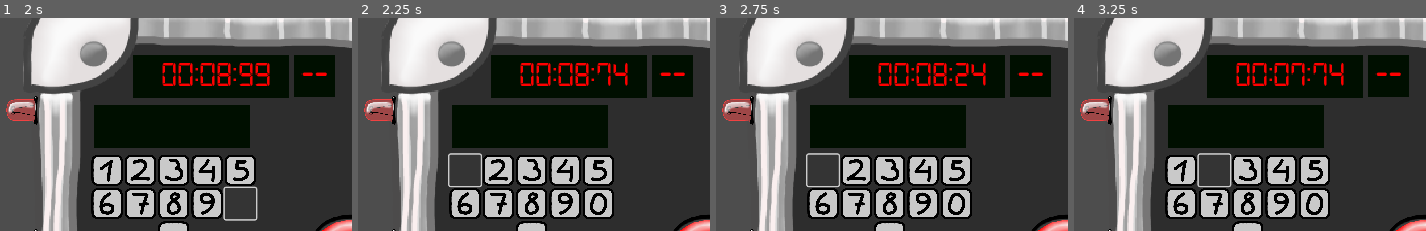
Above: before the commit, frames 1-4 (left to right).
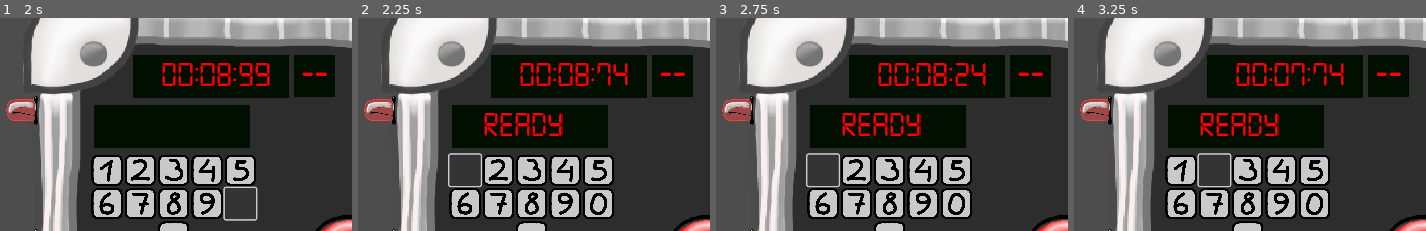
Above: after the commit, the same moments.

Repository: sneedragon/jam-game
Game: Godot game, scene res://main.tscn
Same seed, same stepped clock (60 frames per second), same inputs: the game is played once before the commit and once after it.
Inputs (mouse positions are % of the whole screen's width and height, from its top left):
- Up to frame 1 (2 s): click (50, 75) at 0.5 s; click (34, 63) at 1.25 s
- Up to frame 2 (2.25 s): click (15, 55) at 2 s
- Up to frame 3 (2.75 s): no input
- Up to frame 4 (3.25 s): click (20, 55) at 2.75 s
The pictures show only the part of the screen within x 0-50%, y 19-69%; the shares and areas given below are measured in that part.

Frame 1 is identical in both runs. In frame 2, 1.2% of the frame differs, in the area x 35-59%, y 44-56%; in frame 3, 1.2%; in frame 4, 1.2%.

Commit message:
added sfx

Diff:
--- a/main.gd
+++ b/main.gd
@@ -7,6 +7,9 @@
 var mini_timer : float = 0 #Time to finish minigame
 var minigame_type = null
 var lives: int = 5
+@onready var sfx_wrong: AudioStreamPlayer2D = $Audio/sfx_wrong
+@onready var sfx_correct: AudioStreamPlayer2D = $Audio/sfx_correct
+@onready var sfx_click: AudioStreamPlayer2D = $Audio/sfx_click
 
 func _ready():
 	$Time_Display/Time_Label.text = (format_time(time_remaining))
@@ -26,12 +29,16 @@
 
 		elif minigame_on == false:
 			$Time_Display/Time_Label.text = (format_time(time_remaining))
+			if minigame_time < 3 and minigame_time > 2:
+				$Pin_Display/Pin_Label.text = "READY"
 
 		elif minigame_on == true:
 			minigame_time = 5
 
+
 	else:
 		$Time_Display/Time_Label.text = ("00:00:00")  # Timer finished
+		get_tree().change_scene_to_file("res://game_over.tscn")
 
 # converts time into clock format
 func format_time(seconds: float) -> String:
@@ -45,7 +52,9 @@
 
 # SNOOZE Button: adds 1 second to the main timer
 func _on_button_pressed() -> void:
-	time_remaining += 1
+	sfx_click.play()
+	if time_remaining > 0:
+		time_remaining += 1
 
 ##Minigame Engine
 ######################################
@@ -60,12 +69,15 @@
 		minigame[minigame_type].call()
 
 func _mini_reset():
-	if mini_win == true:
-		pass
+	if mini_win == true: #WIN GAME
+		$Pin_Display/Pin_Label.text = "CORRECT"
+		sfx_correct.play()
 		#TODO win action
-	else:
+	else: #LOSE GAME
 		time_remaining = time_remaining / 2
 		lives =- 1
+		$Pin_Display/Pin_Label.text = "LOSER"
+		sfx_wrong.play()
 		#TODO lose action
 	minigame_time = 10
 	minigame_on = false
@@ -111,14 +123,14 @@
 		math_number1 = null
 		math_number2 = null
 	if math_guess == str(math_result):
-		mini_win = true
+		mini_win = true # WINNING
 		print(str(math_result))
 		print(math_guess)
 		math_guess = ""
 		math_result = -100
 		_mini_reset()
 	elif mini_timer == 0:
-		mini_win = false
+		mini_win = false # LOSING
 		print(math_guess)
 		print(str(math_result))
 		math_guess = ""
@@ -127,54 +139,68 @@
 
 ## PINPAD BUTTONS
 func _on_button_0_pressed() -> void:
+	sfx_click.play()
 	if minigame_type == 1:
 		math_guess = math_guess + "0"
+		$Pin_Display/Pin_Label.text = math_guess
 
 
 func _on_button_1_pressed() -> void:
+	sfx_click.play()
 	if minigame_type == 1:
 		math_guess = math_guess + "1"
-
+		$Pin_Display/Pin_Label.text = math_guess
 
 func _on_button_2_pressed() -> void:
+	sfx_click.play()
 	if minigame_type == 1:
 		math_guess = math_guess + "2"
-
+		$Pin_Display/Pin_Label.text = math_guess
 
 func _on_button_3_pressed() -> void:
+	sfx_click.play()
 	if minigame_type == 1:
 		math_guess = math_guess + "3"
-
+		$Pin_Display/Pin_Label.text = math_guess
 
 func _on_button_4_pressed() -> void:
+	sfx_click.play()
 	if minigame_type == 1:
 		math_guess = math_guess + "4"
-
+		$Pin_Display/Pin_Label.text = math_guess
 
 func _on_button_5_pressed() -> void:
+	sfx_click.play()
 	if minigame_type == 1:
 		math_guess = math_guess + "5"
-
+		$Pin_Display/Pin_Label.text = math_guess
 
 func _on_button_6_pressed() -> void:
+	sfx_click.play()
 	if minigame_type == 1:
 		math_guess = math_guess + "6"
-
+		$Pin_Display/Pin_Label.text = math_guess
 
 func _on_button_7_pressed() -> void:
+	sfx_click.play()
 	if minigame_type == 1:
 		math_guess = math_guess + "7"
-
+		$Pin_Display/Pin_Label.text = math_guess
 
 func _on_button_8_pressed() -> void:
+	sfx_click.play()
 	if minigame_type == 1:
 		math_guess = math_guess + "8"
-
+		$Pin_Display/Pin_Label.text = math_guess
 
 func _on_button_9_pressed() -> void:
+	sfx_click.play()
 	if minigame_type == 1:
 		math_guess = math_guess + "9"
+		$Pin_Display/Pin_Label.text = math_guess
 
 func _on_button_minus_pressed() -> void:
+	sfx_click.play()
 	if minigame_type == 1:
 		math_guess = math_guess + "-"
+		$Pin_Display/Pin_Label.text = math_guess
--- a/main.tscn
+++ b/main.tscn
@@ -16,6 +16,9 @@
 [ext_resource type="Texture2D" uid="uid://beex76v7jbqht" path="res://Assets/PinPad_9.png" id="14_j3e6h"]
 [ext_resource type="Texture2D" uid="uid://chsb7pvkp7c5b" path="res://Assets/PinPad_Minus.png" id="15_mnhjr"]
 [ext_resource type="Texture2D" uid="uid://dmla75skjwwli" path="res://Assets/DiodeOff.png" id="15_p2uow"]
+[ext_resource type="AudioStream" uid="uid://f5wpjxjrv20q" path="res://Assets/wrong.ogg" id="17_gxpwt"]
+[ext_resource type="AudioStream" uid="uid://b5f7t1v4s0tey" path="res://Assets/correct.ogg" id="18_boxao"]
+[ext_resource type="AudioStream" uid="uid://cukolmocybkj0" path="res://Assets/click.ogg" id="19_saaja"]
 
 [sub_resource type="StyleBoxEmpty" id="StyleBoxEmpty_0vwd7"]
 
@@ -311,6 +314,20 @@
 
 [node name="Camera2D" type="Camera2D" parent="."]
 position = Vector2(568, 248)
+
+[node name="Audio" type="Node2D" parent="."]
+
+[node name="sfx_wrong" type="AudioStreamPlayer2D" parent="Audio"]
+stream = ExtResource("17_gxpwt")
+volume_db = 6.611
+
+[node name="sfx_correct" type="AudioStreamPlayer2D" parent="Audio"]
+stream = ExtResource("18_boxao")
+volume_db = 6.611
+
+[node name="sfx_click" type="AudioStreamPlayer2D" parent="Audio"]
+stream = ExtResource("19_saaja")
+volume_db = 6.611
 
 [connection signal="pressed" from="Snooze_Button" to="." method="_on_button_pressed"]
 [connection signal="pressed" from="Pinpad/Button0" to="." method="_on_button_0_pressed"]
Not shown, added: Assets/click.ogg.import
Not shown, added: Assets/correct.ogg.import
Not shown, added: Assets/wrong.ogg.import
Not shown: 1 places in main.tscn that only renumber resources
Not shown, added: Assets/click.ogg
Not shown, added: Assets/correct.ogg
Not shown, added: Assets/wrong.ogg
